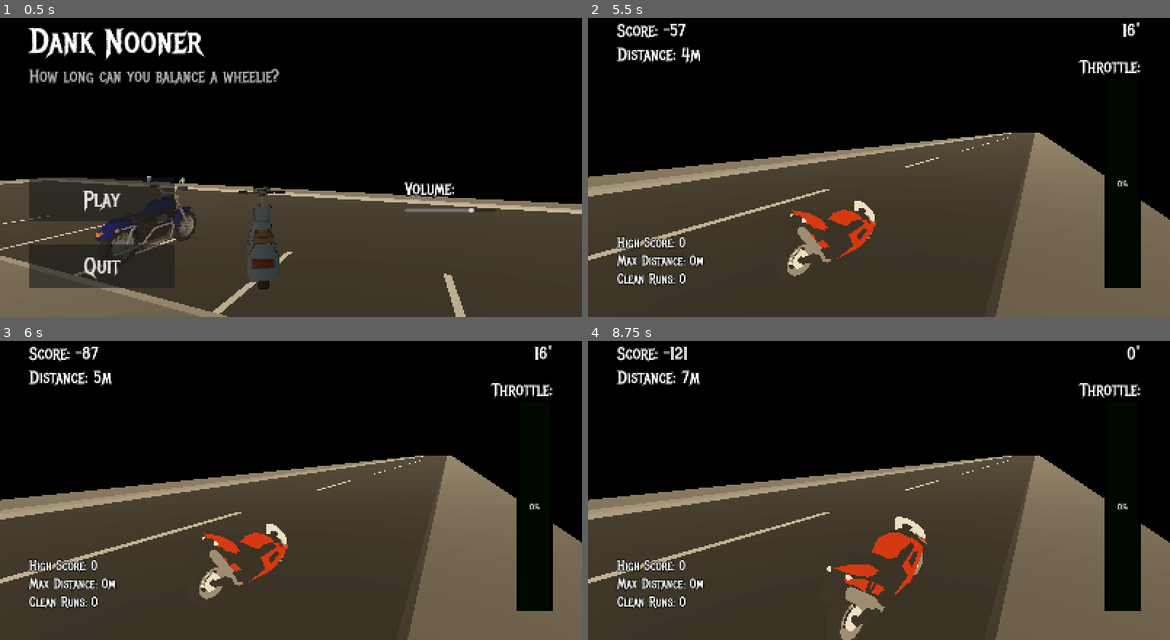
Above: before the commit, frames 1-4 (two rows, left to right).
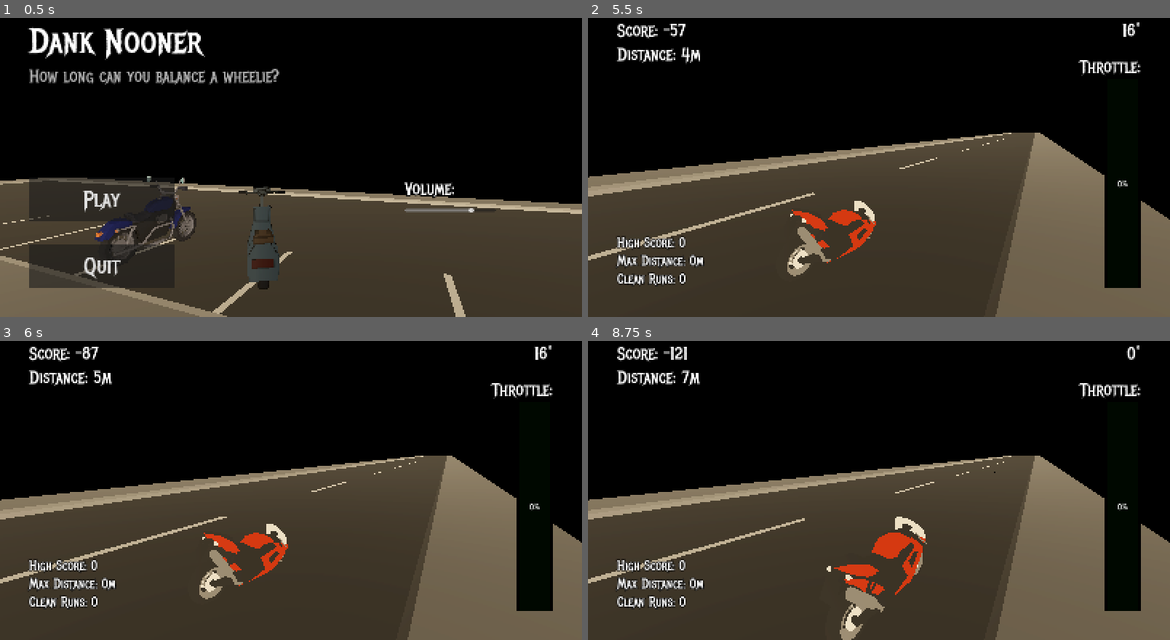
Above: after the commit, the same moments.

Repository: ssebs/DankNooner
Game: Godot game, scene res://scenes/main_game.tscn
Two runs of this game, one before a commit and one after it. Both use one fixed random seed, a clock stepped at 60 frames per second and the inputs below.
Inputs (mouse positions are in pixels of both pictures, inside the frame that each line leads up to):
- Up to frame 1 (0.5 s): no input
- Up to frame 2 (5.5 s): click "Play" at 0.5 s; tap Enter at 1.25, 4.25 s; move the mouse to (908, 152) at 1.27 s; hold W (lean_forward) from 1.28 s (still down); click (908, 152) at 1.42 s; move the mouse to (849, 155) at 2.02 s; move the mouse to (890, 146) at 2.77 s; tap Space (brake) at 3.5 s; move the mouse to (873, 158) at 3.52 s; click (873, 158) at 3.67 s; move the mouse to (919, 158) at 4.27 s; move the mouse to (832, 149) at 5.02 s
- Up to frame 3 (6 s): keep holding W (lean_forward); move the mouse to (296, 475) at 5.77 s; click (296, 475) at 5.92 s
- Up to frame 4 (8.75 s): move the mouse to (855, 469) at 6.52 s; release W (lean_forward) at 6.53 s; hold D (lean_right) 6.53-7.28 s; move the mouse to (908, 475) at 7.27 s; hold W (lean_forward) from 7.28 s (still down); move the mouse to (849, 478) at 8.02 s; click (849, 478) at 8.17 s

Frame 1 is identical in both runs. In frame 2, less than 0.1% of the frame differs, in the area x 38-73%, y 39-59%; in frame 3, less than 0.1%; in frame 4, less than 0.1%, in the area x 17-73%, y 39-60%.

Commit message:
almost working car spawning

Diff:
--- a/scenes/main_game.gd
+++ b/scenes/main_game.gd
@@ -27,6 +27,8 @@
 
 ## Spawn Motorcycle, add child, set cam, switch game state, conn finished_run signal
 func start_run():
+    if spawn_pos == null || SignalBus == null || SignalBus.notify_ui == null:
+        return
     motorcycle = moto_scene.instantiate()
     motorcycle.global_position = spawn_pos.global_position
     add_child(motorcycle)
@@ -36,7 +38,7 @@
     SignalBus.notify_ui.emit("Click & drag your mouse to pop a wheelie!", 2)
 
 ## Note: Motorcycle should queue_free() on it's own
-func on_run_finished(has_crashed: bool):
+func on_run_finished(has_crashed: bool, msg: String):
     switch_game_state(GameState.RUN_OVER)
     ui.restart_btn.visible = true
 
@@ -57,12 +59,7 @@
     ui.set_max_score_label_text(max_score)
     ui.set_max_clean_runs_label_text(max_clean_runs)
 
-    if has_crashed:
-        # disable_input = true
-        SignalBus.notify_ui.emit("You crashed!", 5)
-    else:
-        # disable_input = true
-        SignalBus.notify_ui.emit("Run finished!", 5)
+    SignalBus.notify_ui.emit(msg, 5)
 
 func on_restart_pressed():
     ui.restart_btn.visible = false
--- a/scenes/main_game.tscn
+++ b/scenes/main_game.tscn
@@ -112,15 +112,12 @@
 
 [node name="TreadmillRoad" parent="." instance=ExtResource("15_sp04v")]
 transform = Transform3D(1, 0, 0, 0, 1, 0, 0, 0, 1, 0, 0, 17.5)
-obstacle_scn = null
 
 [node name="TreadmillRoad2" parent="." instance=ExtResource("15_sp04v")]
 transform = Transform3D(1, 0, 0, 0, 1, 0, 0, 0, 1, 0, 0, -42.5)
-obstacle_scn = null
 
 [node name="TreadmillRoad3" parent="." instance=ExtResource("15_sp04v")]
 transform = Transform3D(1, 0, 0, 0, 1, 0, 0, 0, 1, 0, 0, -102.5)
-obstacle_scn = null
 
 [node name="SpawnPos" type="Marker3D" parent="."]
 transform = Transform3D(1, 0, 0, 0, 1, 0, 0, 0, 1, 10.3734, 0, 0)
--- a/scenes/motorcycle.gd
+++ b/scenes/motorcycle.gd
@@ -1,6 +1,6 @@
 class_name Motorcycle extends AnimatableBody3D
 
-signal finished_run(has_crashed: bool)
+signal finished_run(has_crashed: bool, msg: String)
 
 @onready var anim_player: AnimationPlayer = %AnimationPlayer
 @onready var rotate_point: Node3D = %RotatePoint
@@ -84,11 +84,11 @@
 
     # crash checks
     if current_x_angle_deg > 90:
-        finish_up("crash", true)
+        finish_up("crash", true, "You looped it!")
         return
 
     if has_started && SignalBus.score > 200 && current_x_angle_deg < 0:
-        finish_up("stoppie", false)
+        finish_up("stoppie", false, "Run finished!")
         return
 
     # swerve the bike
@@ -111,15 +111,14 @@
         SignalBus.score += roundi((SignalBus.distance * SignalBus.angle_deg) / 100)
 
 func on_collide(msg: String):
-    SignalBus.notify_ui.emit(msg)
-    finish_up("crash", true)
+    finish_up("crash", true, msg)
 
-func finish_up(anim_name: String = "", has_crashed: bool = false):
+func finish_up(anim_name: String = "", has_crashed: bool = false, msg: String = ''):
     disable_input = true
     Input.mouse_mode = Input.MOUSE_MODE_VISIBLE
     anim_player.animation_finished.connect(func(_anim_name: String):
         queue_free()
-        finished_run.emit(has_crashed)
+        finished_run.emit(has_crashed, msg)
     )
     if anim_name != "":
         anim_player.play(anim_name)
--- a/scenes/obstacle.tscn
+++ b/scenes/obstacle.tscn
@@ -3,7 +3,7 @@
 [ext_resource type="Script" uid="uid://ci6jiokxqafxm" path="res://scenes/obstacle.gd" id="1_7ukg5"]
 
 [sub_resource type="BoxShape3D" id="BoxShape3D_7ukg5"]
-size = Vector3(1.63845, 0.974459, 3.30962)
+size = Vector3(1.77763, 1.13234, 3.73049)
 
 [node name="Obstacle" type="Area3D"]
 script = ExtResource("1_7ukg5")
--- a/scenes/treadmill_road.gd
+++ b/scenes/treadmill_road.gd
@@ -19,9 +19,11 @@
 
 func _ready():
     spawn_roads(road_spawn_count)
+    # spawn_obstacle(lane1_spawn if randi() % 2 == 0 else lane2_spawn)
 
 func spawn_obstacle(lane_spawn: Marker3D):
-    if lane_spawn == null:
+    if lane_spawn == null || obstacle_scn == null:
+        print('something is null spawn_obstacle')
         return
 
     # Remove old obstacles if there are any
@@ -43,11 +45,10 @@
         piece.global_position.z -= i * offset
 
 func _physics_process(delta):
-    if road_spawn == null || SignalBus || SignalBus.speed == null:
+    if road_spawn == null || Engine.is_editor_hint():
         return
-    if road_spawn.position.z > len(road_pieces) * offset:
-        road_spawn.position.z = 0
-        var lane_pos = randi() % 2
-        spawn_obstacle(lane1_spawn if lane_pos == 0 else lane2_spawn)
+    if self.position.z > len(road_pieces) * offset:
+        self.position.z = 0
+        spawn_obstacle(lane1_spawn if randi() % 2 == 0 else lane2_spawn)
 
-    road_spawn.position.z += lerpf(0, delta * (SignalBus.speed / 5), 0.5)
+    self.position.z += lerpf(0, delta * (SignalBus.speed / 5), 0.5)
--- a/scenes/treadmill_road.tscn
+++ b/scenes/treadmill_road.tscn
@@ -4,7 +4,6 @@
 
 [node name="TreadmillRoad" type="Node3D"]
 script = ExtResource("1_75pc8")
-obstacle_scn = null
 
 [node name="RoadSpawn" type="Marker3D" parent="."]
 unique_name_in_owner = true
--- a/scripts/signal_bus.gd
+++ b/scripts/signal_bus.gd
@@ -35,3 +35,4 @@
 
 func _hide_warnings_in_editor():
     notify_ui.emit('this should never show up')
+    motorcycle_collision.emit('this should never show up')
